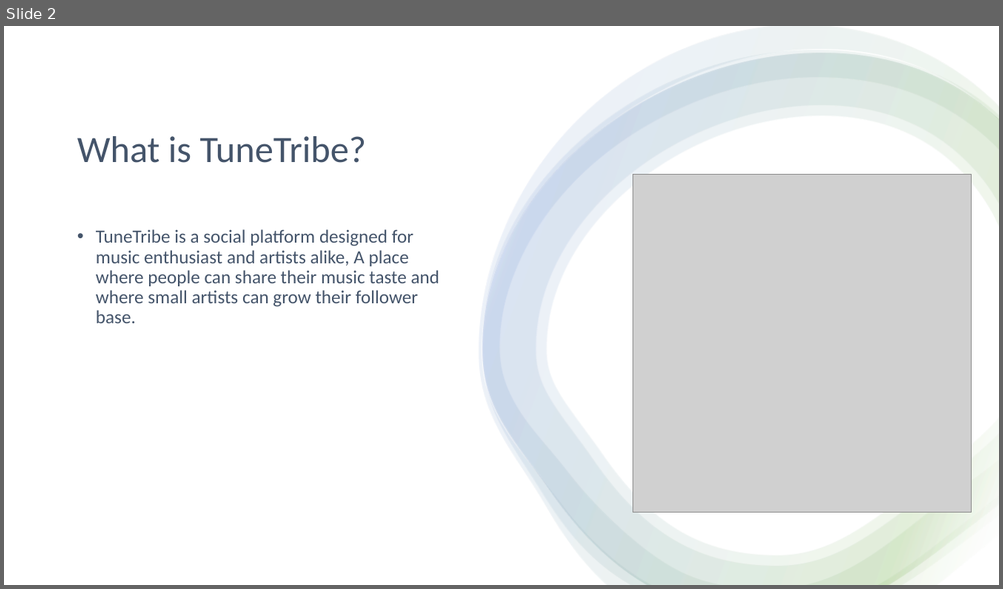
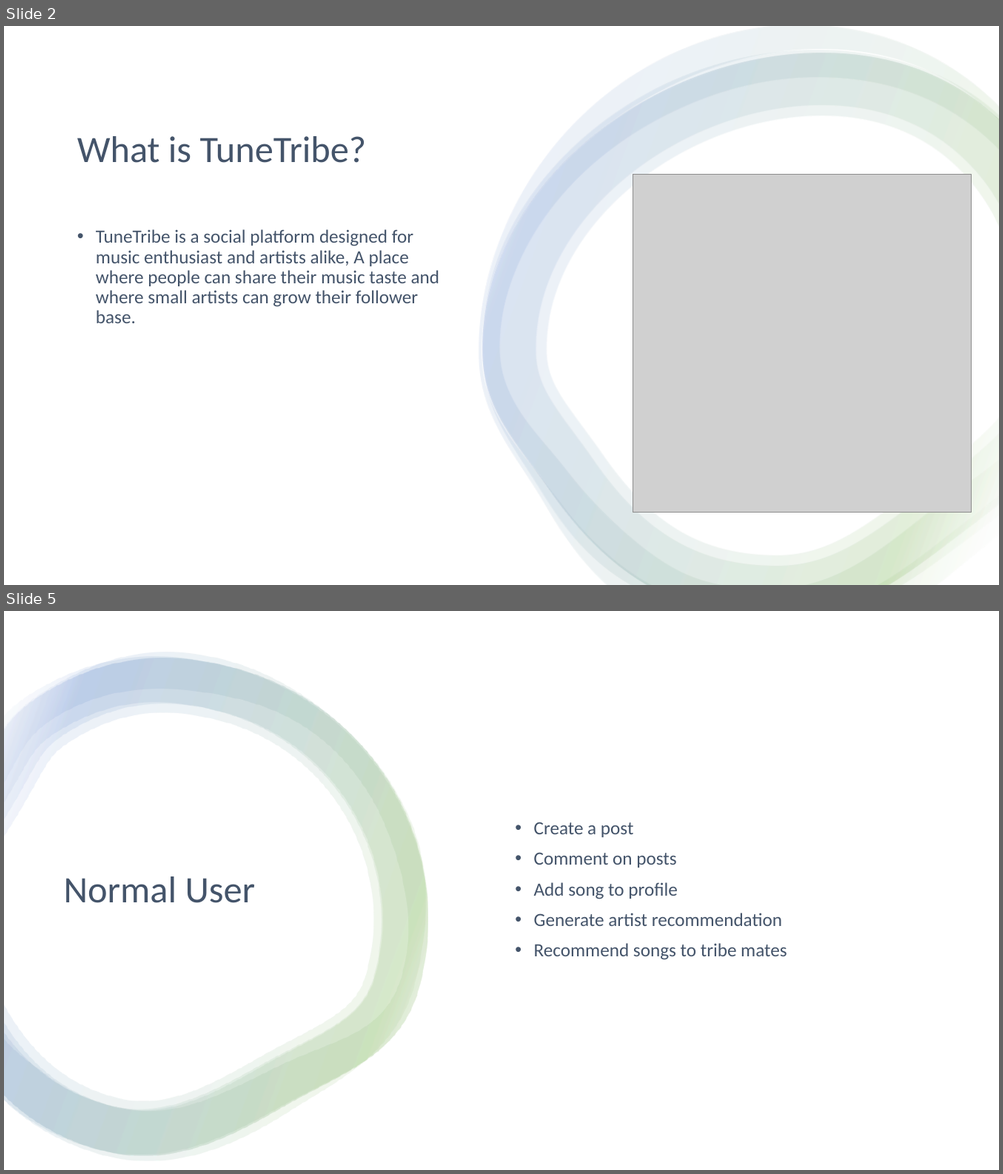
Before and after one commit to etgalang/TuneTribe, a slide deck: TuneTribe.pptx. Shown one above the other, each under a label of ours: slide 2 before the commit, slides 2 and 5 after it; the slides between them are not shown. The pictures are 1003x589 and 1003x1174 pixels, drawn with LibreOffice and Linux fonts; fonts in the diff are those of the drawing; grey boxes stand for pictures. Boxes give left, top, right and bottom in pixels: in the first picture for what was removed or moved away, otherwise in the second. Text is boxed around its words. In the diff, an @@ line names an element or a change of style, - is before the commit and + after.

```diff
--- a/TuneTribe.pptx
+++ b/TuneTribe.pptx
@@ slide 5 added at [4, 611, 999, 1170], background #FFFFFF @@
@@ rectangle added at [4, 611, 999, 1170], fill #FFFFFF @@
@@ group added at [4, 652, 429, 1162]: 4 freeform shapes @@
@@ text added at [534, 822, 786, 960], 18 pt, text #44546A @@
+• Create a post
+• Comment on posts
+• Add song to profile
+• Generate artist recommendation
+• Recommend songs to tribe mates
@@ title added at [64, 877, 256, 903], 36 pt, text #44546A @@
+Normal User
```
Also in this commit, not shown: 2 slides changed, 3 other slides added.
